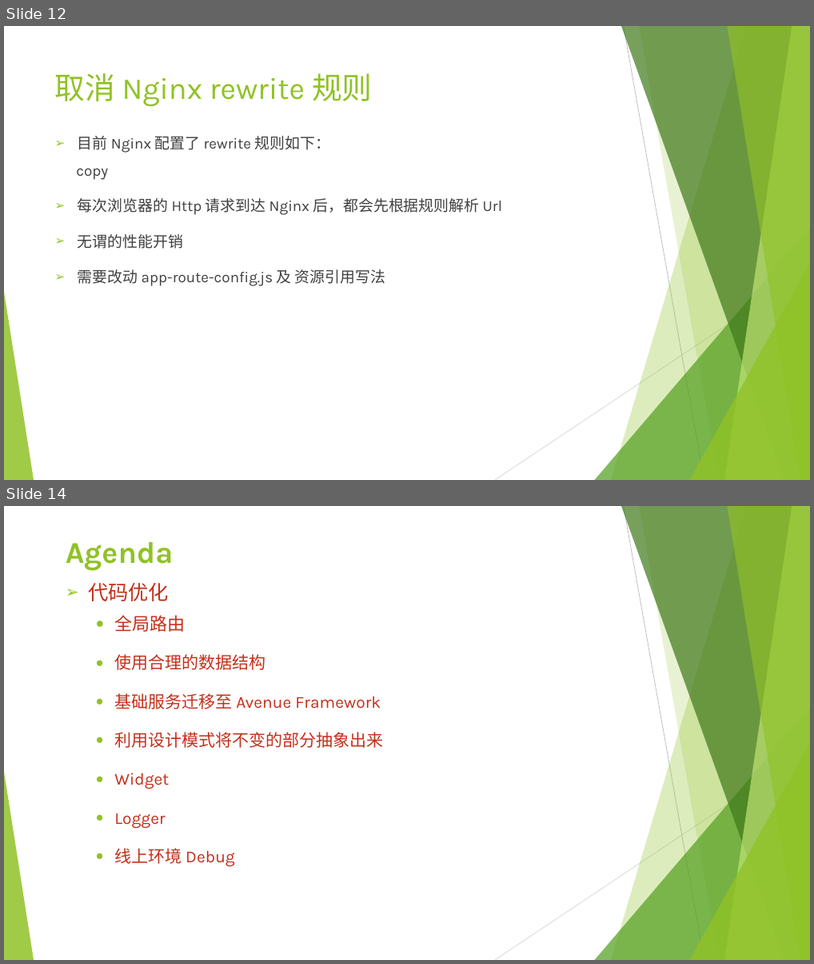
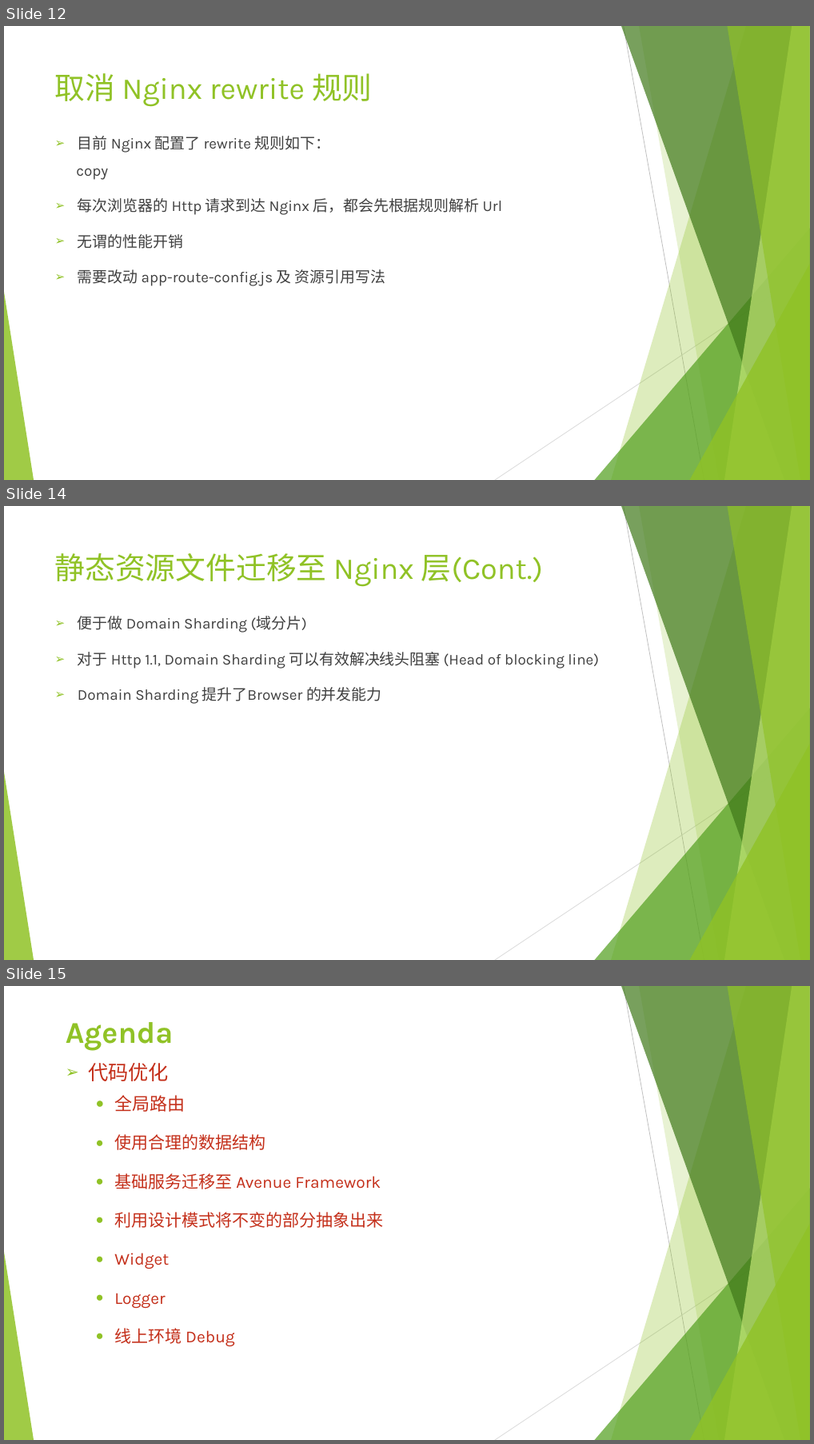
Before and after one commit to rliuyi/Inspiration, a slide deck: JAD Optimization.pptx. Shown one above the other, each under a label of ours: slides 12 and 14 before the commit, slides 12, 14 and 15 after it; the slides between them are not shown. The pictures are 814x964 and 814x1444 pixels, drawn with LibreOffice and Linux fonts; fonts in the diff are those of the drawing. Boxes give left, top, right and bottom in pixels: in the first picture for what was removed or moved away, otherwise in the second. Text is boxed around its words. In the diff, an @@ line names an element or a change of style, - is before the commit and + after.

```diff
--- a/JAD Optimization.pptx
+++ b/JAD Optimization.pptx
@@ slide 14 added at [4,506,810,960], background #FFFFFF; not listed: 10 template elements that a slide beside it also shows @@
@@ title added at [55,553,543,587], 36 pt, text #90C226 @@
+静态资源文件迁移至 Nginx 层(Cont.)
@@ text added at [78,616,599,704], 18 pt, text #404040 @@
+➢ 便于做 Domain Sharding (域分片)
+➢ 对于 Http 1.1, Domain Sharding 可以有效解决线头阻塞 (Head of blocking line)
+➢ Domain Sharding 提升了Browser 的并发能力
@@ what was slide 14 is now slide 15 @@
```
Also in this commit, not shown: 2 slides changed.
